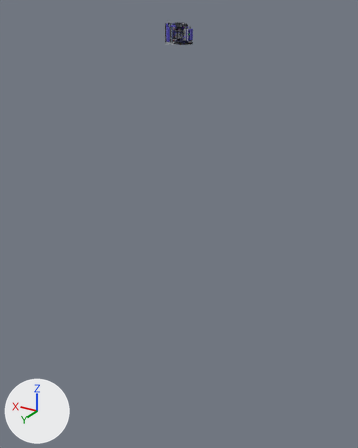
What one commit did to the glTF model computers/src/main/resources/assets/jsc/jsmodels/chain/lithography_advanced.glb.
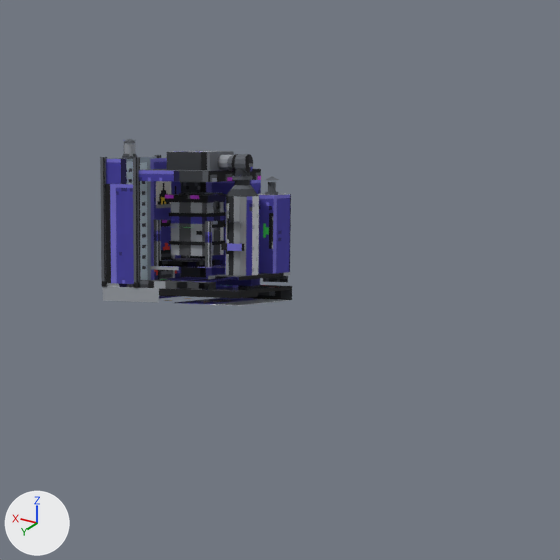
Each version is shown whole from a 50 mm lens placed at (-36.3, 58.4, 3.0), pointed at (0.0, -2.1, -27.2), then close up on the part from 42% to 65% of the width and 0% to 18% of the height. The lights are fixed; the arrows at lower left show +X, +Y and +Z. The older version's two pictures come first. Where no turn or scale is listed for an object, it has been applied to the vertices. Vertices at exactly the same position are counted once.

In view in the first close-up: 'body', 'body_glow', 'shape_10', 'shape_11', 'shape_12', 'shape_13', 'shape_14', 'shape_4', 'shape_5', 'shape_8' and 6 more.
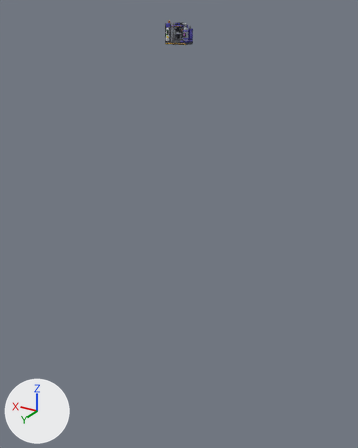
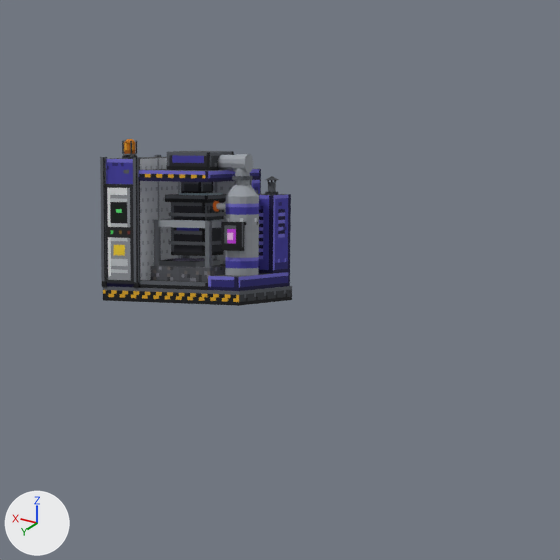
What differs and where, as boxes [x1, y1, x2, y2] in the close-ups (560 x 560 px):
'body', reshaped (6% taller): before [100, 151, 292, 306]; after [100, 141, 292, 306]
part 1 of me_body, deleted: before [263, 276, 288, 282]
part 2 of me_body, surface changed: before [103, 151, 292, 306]; after [103, 141, 292, 306]
part 3 of me_body_glow, surface changed: [124, 139, 135, 154] in both
part 4 of me_shape_10, surface changed (black to blue): [208, 272, 290, 291] in both
part 5 of me_shape_12, surface changed: [225, 196, 259, 276] in both
part 6 of me_shape_13, surface changed (lighter): [226, 185, 259, 197] in both
part 7 of me_shape_14, surface changed: [221, 221, 244, 251] in both
part 8 of me_shape_4, surface changed: [160, 219, 226, 228] in both
part 9 of me_shape_5, surface changed (grey to black): [171, 202, 224, 256] in both

Diff of the bpy script that builds the scene:
```diff
--- a/computers/src/main/resources/assets/jsc/jsmodels/chain/lithography_advanced.glb.py
+++ b/computers/src/main/resources/assets/jsc/jsmodels/chain/lithography_advanced.glb.py
@@ me_body @@
-me_body.from_pydata(...)  # 2186 vertices, 2008 faces; spans x 0.0..3.02, y -2.02..0.02, z 64.0..66.84
+me_body.from_pydata(...)  # 2146 vertices, 1948 faces; spans x 0.0..3.02, y -2.02..0.02, z 64.0..66.84
+# me_body part 1: the loose piece of 8 vertices spanning x 0.09..0.62, y -2.0..-1.97, z 64.31..64.88 is deleted
+# me_body part 2: 1918 kept faces spanning x 0.0..3.02, y -2.02..0.02, z 64.0..66.84 get new texture (UV) coordinates
+# other edits to the shape of me_body do not show in these pictures
 me_body.materials.append(mat_lithography_advanced)
@@ me_body_glow @@
-me_body_glow.from_pydata(...)  # 256 vertices, 192 faces; spans x 2.5..2.719, y -0.484..-0.266, z 66.588..66.838
+me_body_glow.from_pydata(...)  # 279 vertices, 204 faces; spans x 0.0..3.017, y -2.016..0.0, z 64.0..66.838
+# me_body_glow part 3: 192 kept faces spanning x 2.5..2.719, y -0.484..-0.266, z 66.588..66.838 get new texture (UV) coordinates
+# edits to the shape of me_body_glow do not show in these pictures
 me_body_glow.materials.append(mat_lithography_advanced)
@@ me_shape_10 @@
 me_shape_10.from_pydata(...)  # 8 vertices, 12 faces; spans x 0.03..0.69, y -1.97..-0.03, z 64.25..64.5
+# me_shape_10 part 4: texture (UV) coordinates of 12 of 12 faces, centred in x 0.03..0.69, y -1.97..-0.03, z 64.25..64.5, changed; they spanned u 0.06..0.68, v 0.36..0.68 and now span u 0.0..0.61, v 0.28..0.68
 me_shape_10.materials.append(mat_lithography_advanced)
@@ me_shape_12 @@
 me_shape_12.from_pydata(...)  # 96 vertices, 64 faces; spans x 0.031..0.656, y -1.0..-0.375, z 64.5..65.875
+# me_shape_12 part 5: texture (UV) coordinates of 64 of 64 faces, centred in x 0.039..0.648, y -0.992..-0.383, z 64.958..65.417, changed; they spanned u 0.0..0.99, v 0.47..0.68 and now span u 0.37..0.86, v 0.46..0.55
 me_shape_12.materials.append(mat_lithography_advanced)
@@ me_shape_13 @@
 me_shape_13.from_pydata(...)  # 96 vertices, 64 faces; spans x 0.031..0.656, y -1.0..-0.375, z 65.873..66.062
+# me_shape_13 part 6: texture (UV) coordinates of 64 of 64 faces, centred in x 0.091..0.596, y -0.94..-0.435, z 65.936..66.0, changed; they spanned u 0.47..0.48, v 0.34..0.36 and now span u 0.13..0.14, v 0.26..0.27
 me_shape_13.materials.append(mat_lithography_advanced)
@@ me_shape_14 @@
 me_shape_14.from_pydata(...)  # 8 vertices, 12 faces; spans x 0.125..0.562, y -0.4..-0.3, z 64.938..65.438
+# me_shape_14 part 7: texture (UV) coordinates of 12 of 12 faces, centred in x 0.125..0.562, y -0.4..-0.3, z 64.938..65.438, changed; they spanned u 0.27..0.96, v 0.33..0.46 and now span u 0.14..0.95, v 0.26..0.43
 me_shape_14.materials.append(mat_lithography_advanced)
@@ me_shape_4 @@
 me_shape_4.from_pydata(...)  # 8 vertices, 12 faces; spans x 0.875..2.062, y -1.5..-0.375, z 65.312..65.438
+# me_shape_4 part 8: texture (UV) coordinates of 12 of 12 faces, centred in x 0.875..2.062, y -1.5..-0.375, z 65.312..65.438, changed; they spanned u 0.0..0.98, v 0.33..0.55 and now span u 0.0..0.72, v 0.26..0.43
 me_shape_4.materials.append(mat_lithography_advanced)
@@ me_shape_5 @@
 me_shape_5.from_pydata(...)  # 8 vertices, 12 faces; spans x 1.094..1.844, y -1.281..-0.594, z 64.812..65.75
+# me_shape_5 part 9: texture (UV) coordinates of 12 of 12 faces, centred in x 1.094..1.844, y -1.281..-0.594, z 64.812..65.75, changed; they spanned u 0.35..0.95, v 0.5..0.55 and now span u 0.09..0.69, v 0.38..0.43
 me_shape_5.materials.append(mat_lithography_advanced)
```
